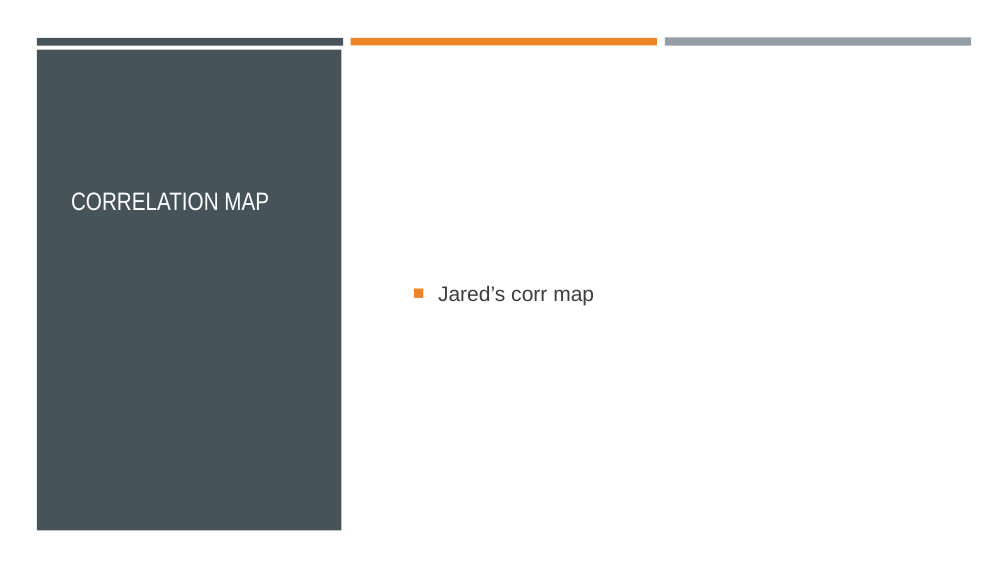
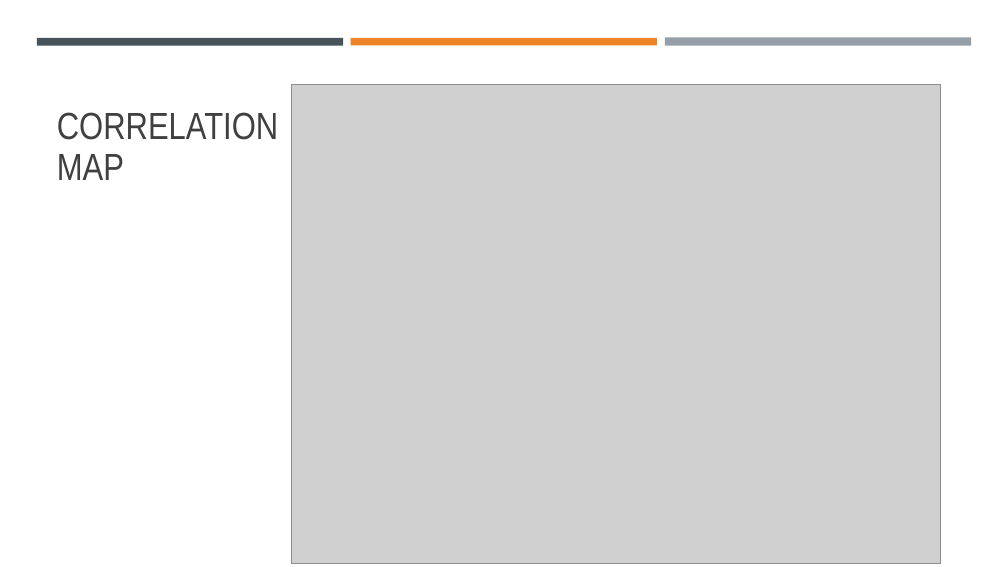
Before and after one commit to Bmyers5817/Project-1, a slide deck: slide 13 of World Happiness.pptx (slide 8 before the commit). Drawn at 1008x567 pixels with LibreOffice and Linux fonts; fonts in the diff are those of the drawing; grey boxes stand for pictures. Boxes give left, top, right and bottom in pixels: in the first picture for what was removed or moved away, otherwise in the second. Text is boxed around its words. In the diff, an @@ line names an element or a change of style, - is before the commit and + after.

```diff
--- a/World Happiness.pptx
+++ b/World Happiness.pptx
@@ rectangle added at [0, 0, 1008, 567], fill #FFFFFF @@
@@ rectangle removed at [37, 50, 342, 531] @@
@@ title "CORRELATION MAP": place and size @@
-title "CORRELATION MAP" at [71, 192, 269, 211]
+title "CORRELATION MAP" at [57, 112, 278, 180]
@@ title "CORRELATION MAP" at [57, 112, 278, 180]: size 24 to 36 pt, text colour #FFFFFF to #404040 @@
@@ picture added at [291, 84, 940, 563] @@
@@ text removed at [438, 285, 594, 305] @@
-■ Jared’s corr map
```
Also in this commit, not shown: 5 other slides changed, 7 slides added, 2 slides removed.
